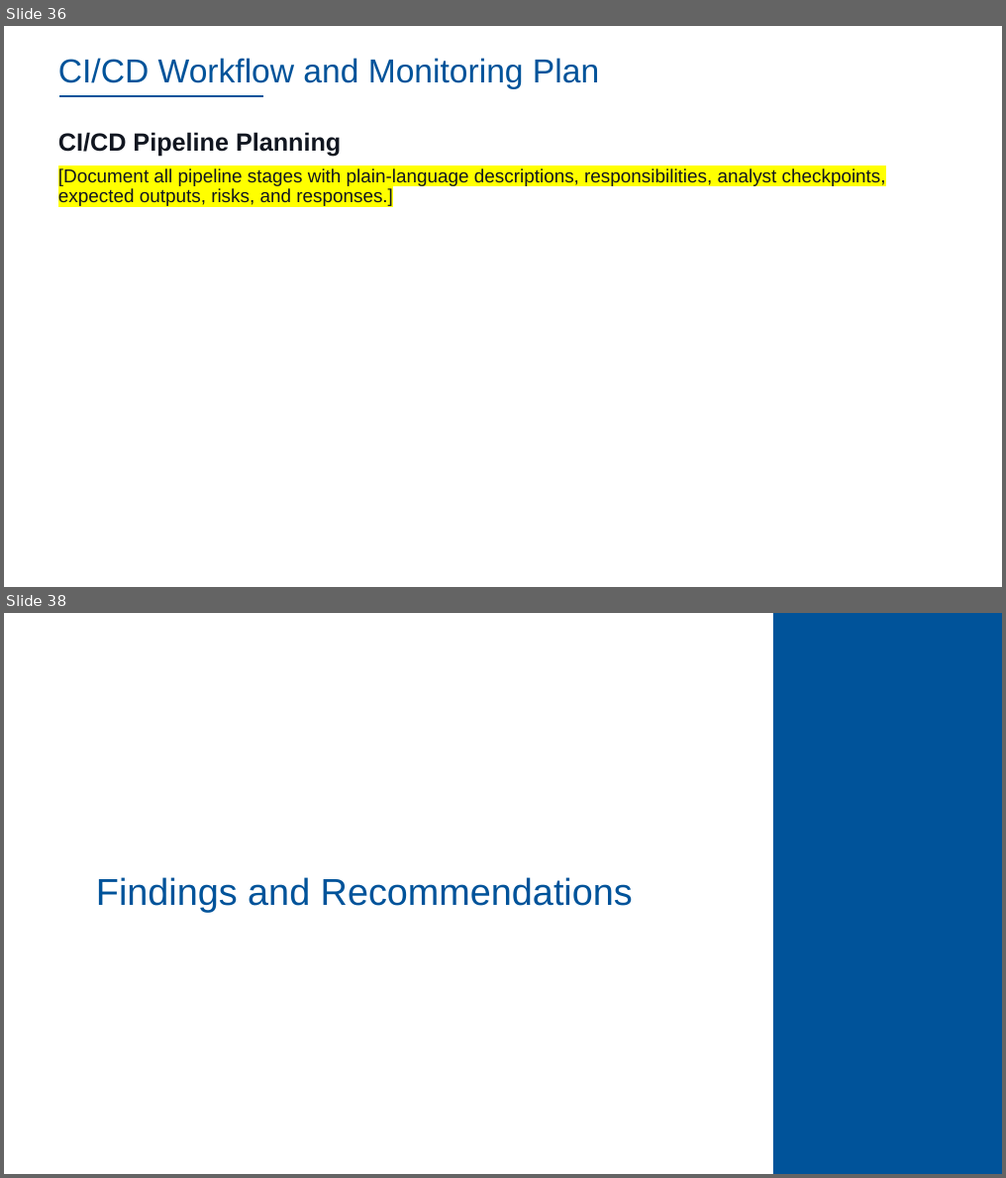
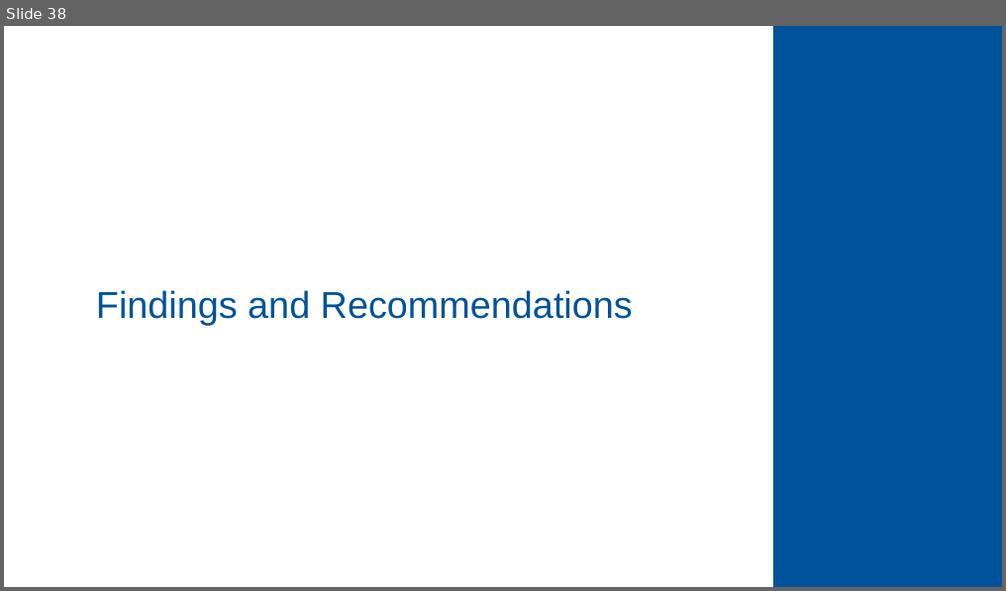
Before and after one commit to dennislamcv1/IBMSA, a slide deck: Systems Analyst Capstone Project/Final SubmissionDL.pptx. Shown one above the other, each under a label of ours: slides 36 and 38 before the commit, slide 38 after it; the slides between them are not shown. The pictures are 1006x1178 and 1006x591 pixels, drawn with LibreOffice and Linux fonts; fonts in the diff are those of the drawing; background and template pictures are left out. Boxes give left, top, right and bottom in pixels: in the first picture for what was removed or moved away, otherwise in the second. Text is boxed around its words. In the diff, an @@ line names an element or a change of style, - is before the commit and + after.

```diff
--- a/Systems Analyst Capstone Project/Final SubmissionDL.pptx
+++ b/Systems Analyst Capstone Project/Final SubmissionDL.pptx
@@ slide 36 removed at [4,26,1002,587], background #FFFFFF @@
@@ title removed at [58,58,599,89] @@
-CI/CD Workflow and Monitoring Plan
@@ line removed from (60, 96) to (263, 96) @@
@@ text removed at [58,132,886,206] @@
-CI/CD Pipeline Planning
-[Document all pipeline stages with plain-language descriptions, responsibilities, analyst checkpoints, expected outputs, risks, and responses.]
```
Also in this commit, not shown: 8 slides changed, 3 slides added, 4 other slides removed, 12 other files.
